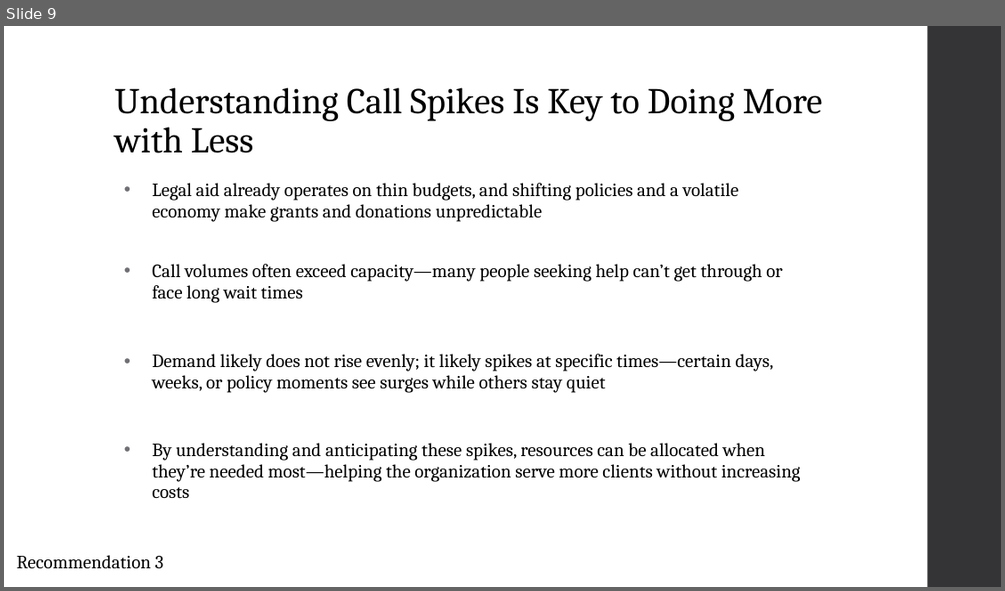
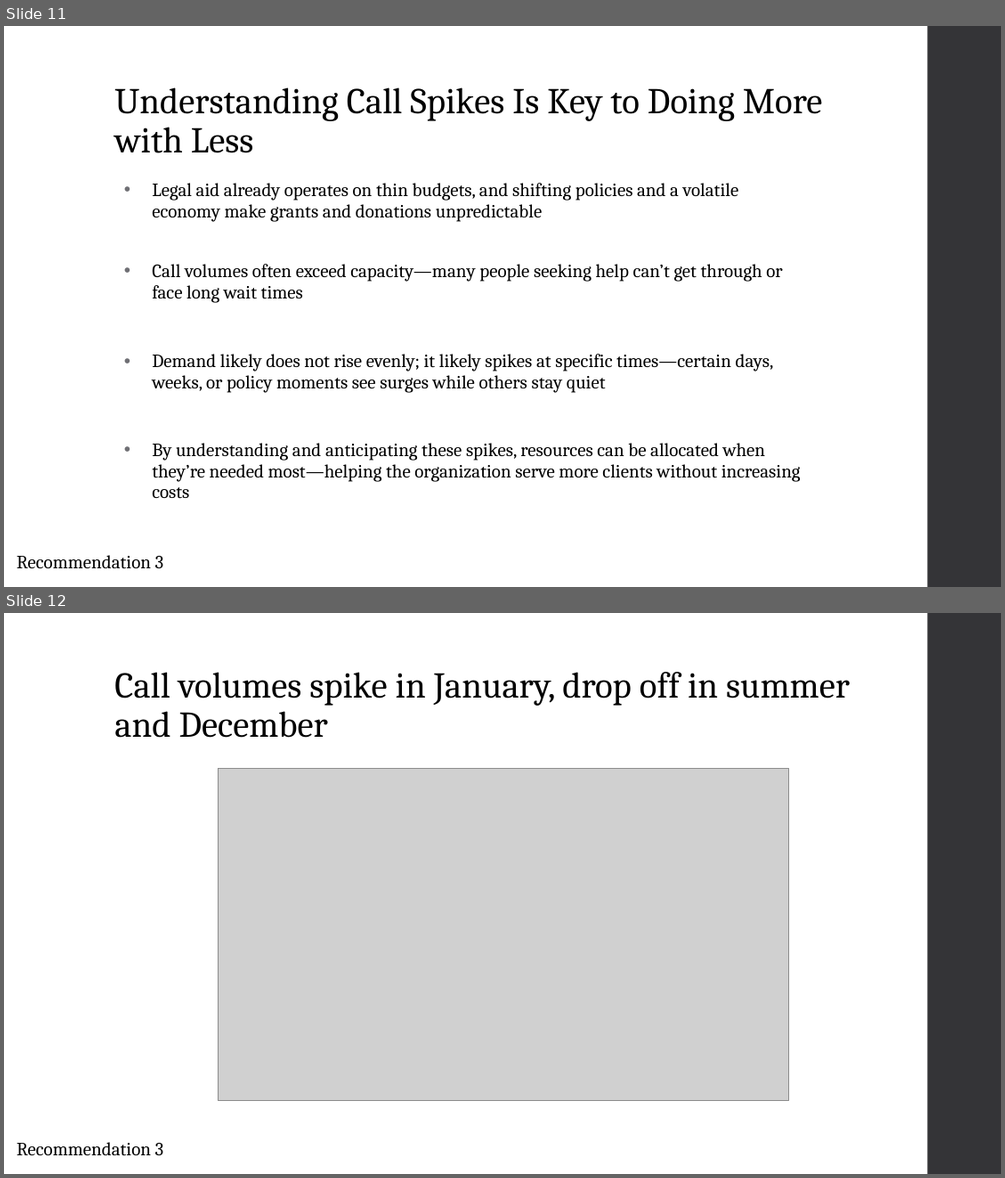
Before and after one commit to arvindkrishna87/STAT390_LegalAid_Fall2025, a slide deck: Presentations/Dashboard/TimeTrendsPresentation1_8Oct_Group1.pptx. Shown one above the other, each under a label of ours: slide 9 before the commit, slides 11 and 12 after it. The pictures are 1005x591 and 1005x1178 pixels, drawn with LibreOffice and Linux fonts; fonts in the diff are those of the drawing; grey boxes stand for pictures. Boxes give left, top, right and bottom in pixels: in the first picture for what was removed or moved away, otherwise in the second. Text is boxed around its words. In the diff, an @@ line names an element or a change of style, - is before the commit and + after.

```diff
--- a/Presentations/Dashboard/TimeTrendsPresentation1_8Oct_Group1.pptx
+++ b/Presentations/Dashboard/TimeTrendsPresentation1_8Oct_Group1.pptx
@@ slide 12 added at bbox=[4, 613, 1001, 1174], background #FFFFFF; not listed: 1 template element that a slide beside it also shows @@
@@ title added at bbox=[114, 672, 850, 738], 35 pt, text #000000 @@
+Call volumes spike in January, drop off in summer and December
@@ picture added at bbox=[218, 769, 789, 1101] @@
@@ text added at bbox=[16, 1142, 164, 1156], 18 pt, text #000000 @@
+Recommendation 3
@@ what was slide 9 is now slide 11 @@
```
Also in this commit, not shown: 8 slides changed, 5 other slides added, 7 slides removed.
